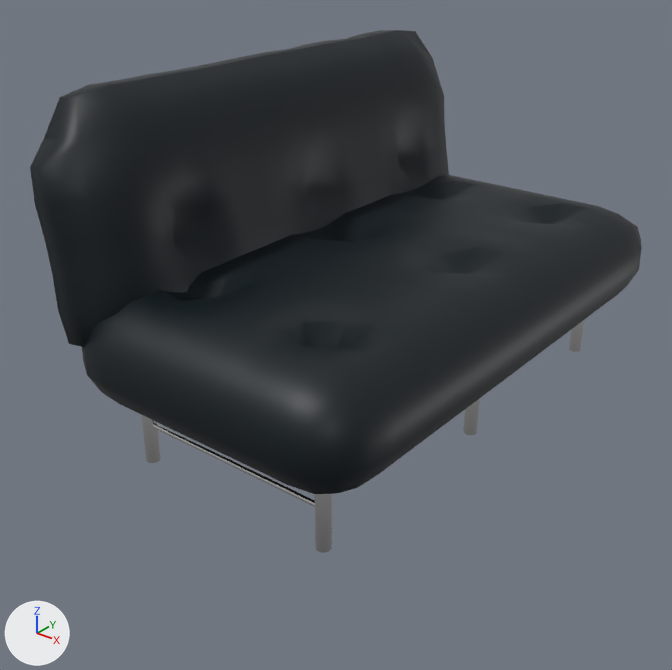
The FBX model Unity_Karaoke/Assets/02_Model/Sofa.fbx, before and after one commit.
Rendered twice from a 50 mm camera at (4.11, -5.69, 2.99) aimed at (-0.15, -0.36, -0.31). Every picture has the same lights, and +X, +Y and +Z are marked at lower left. Where no turn or scale is listed for an object, it has been applied to the vertices.

Before the edit, the objects in view are built like this:
```python
ob_円柱_001 = bpy.data.objects.new('円柱.001', me_円柱_001)
ob_円柱_001.location = (0.94, 0.0, -0.59)
ob_円柱_003 = bpy.data.objects.new('円柱.003', me_円柱_009)
ob_円柱_003.location = (-0.74, -1.86, -0.59)
ob_円柱_004 = bpy.data.objects.new('円柱.004', me_円柱_004)
ob_円柱_004.location = (0.94, -1.86, -0.59)
ob_円柱_005 = bpy.data.objects.new('円柱.005', me_円柱_005)
ob_円柱_005.location = (0.09, -1.86, -0.66)
ob_円柱_007 = bpy.data.objects.new('円柱.007', me_円柱_007)
ob_円柱_007.location = (0.94, 1.89, -0.59)
ob_立方体 = bpy.data.objects.new('立方体', me_立方体_002)
ob_立方体.location = (-1.01, 0.0, 0.72)
ob_立方体_001 = bpy.data.objects.new('立方体.001', me_立方体_003)
ob_立方体_001.location = (0.16, 0.0, 0.0)
```
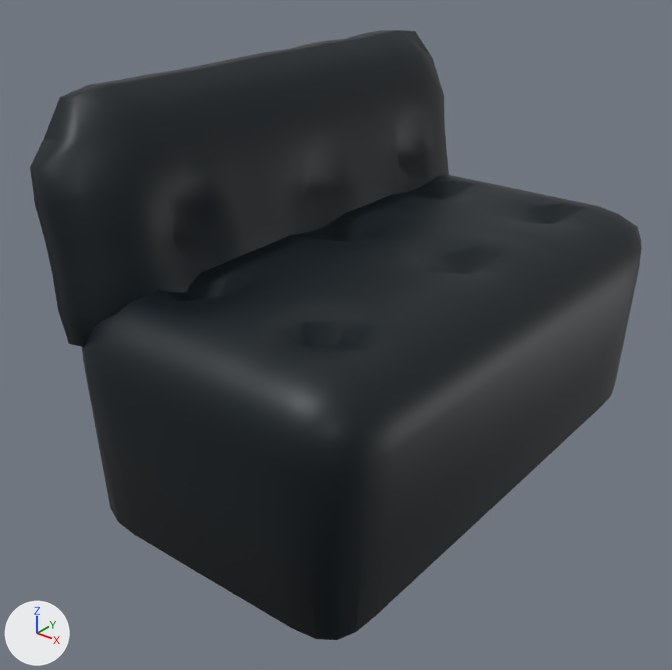
What differs and where, as boxes (x1, y1, x2, y2) in the pictures (672 x 670 px; the box of a moved part takes in the faces that stretch with it):
'立方体.001', reshaped (46% taller)
    before: (82, 175, 642, 494)
    after: (82, 175, 642, 640)
'円柱.005', deleted
    before: (152, 423, 315, 507)
'円柱.004', deleted
    before: (315, 494, 332, 553)
'円柱.003', deleted
    before: (141, 415, 161, 463)
'円柱.001', deleted
    before: (463, 399, 480, 435)
'円柱.007', deleted
    before: (569, 320, 584, 352)
part 1 of me_立方体_003, moved or reshaped
    before: (87, 271, 638, 494)
    after: (84, 270, 639, 640)

The edits, one by one:
me_立方体_003 has 600 vertices, 598 faces and spans x -1.26..1.26, y -2.32..2.32, z -0.45..0.45.
me_立方体_003 is used by ob_立方体_001; location (0.16, 0.0, 0.0).
me_立方体_003 part 1: all 240 vertices in x -1.17..1.17, y -2.21..2.21, z -0.45..-0.23 are moved by (0.0, 0.0, -1.14).
Object '円柱.005' (ob_円柱_005) is deleted.
Object '円柱.004' (ob_円柱_004) is deleted.
Object '円柱.007' (ob_円柱_007) is deleted.
Object '円柱.001' (ob_円柱_001) is deleted.
Object '円柱.003' (ob_円柱_003) is deleted.
